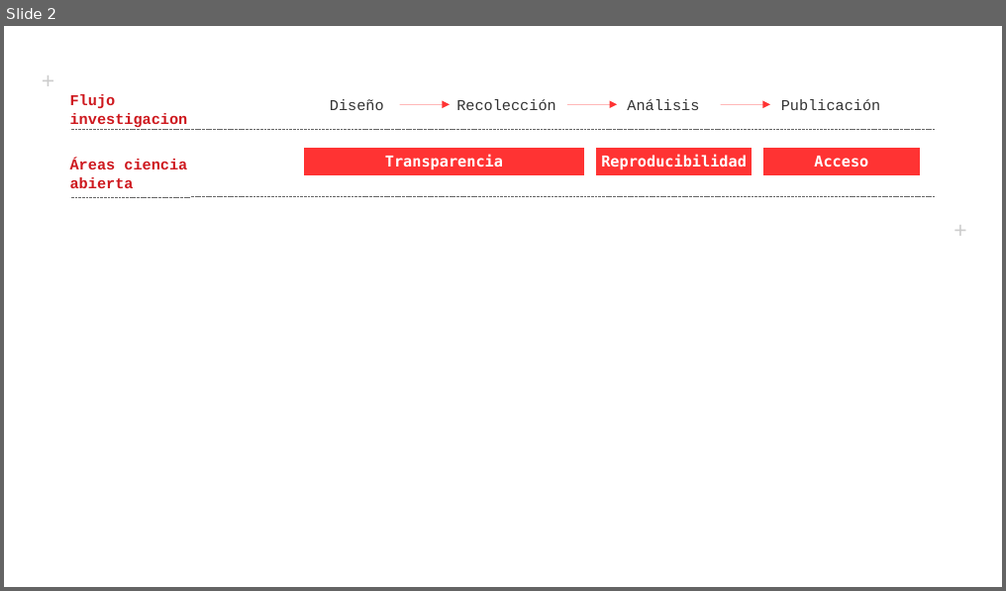
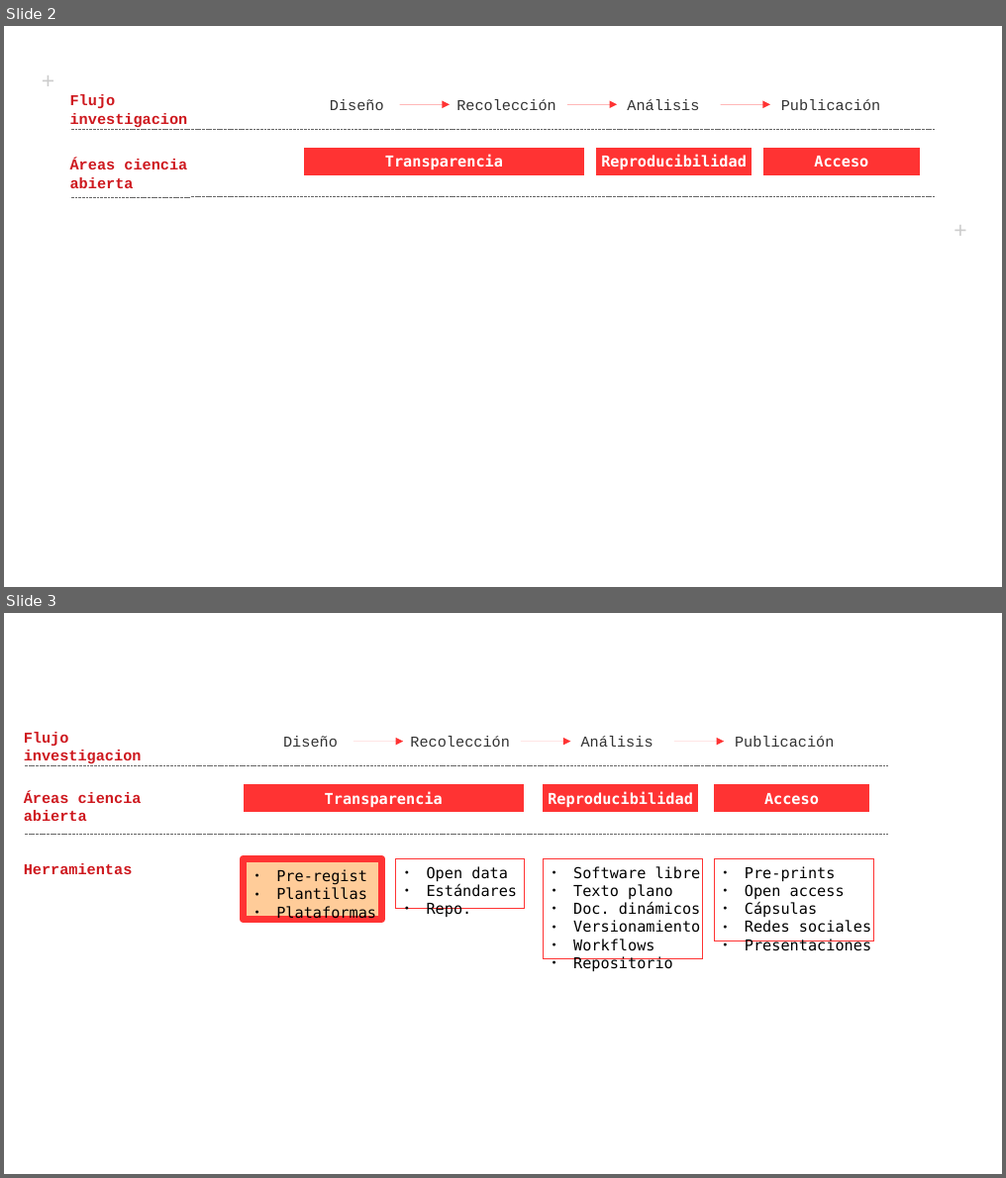
Before and after one commit to juancarloscastillo/cienciasocialabierta, a slide deck: static/images/esquemas.odp. Shown one above the other, each under a label of ours: slide 2 before the commit, slides 2 and 3 after it. The pictures are 1006x591 and 1006x1178 pixels, drawn with LibreOffice and Linux fonts; fonts in the diff are those of the drawing. Boxes give left, top, right and bottom in pixels: in the first picture for what was removed or moved away, otherwise in the second. Text is boxed around its words. In the diff, an @@ line names an element or a change of style, - is before the commit and + after.

```diff
--- a/static/images/esquemas.odp
+++ b/static/images/esquemas.odp
@@ slide 3 added at (x1=4, y1=613, x2=1002, y2=1174), background #FFFFFF @@
@@ rectangle added at (x1=243, y1=727, x2=379, y2=756), fill #FFFFFF, outline #FFFFFF 0 pt, 12 pt, text #333333 @@
+Diseño
@@ rectangle added at (x1=392, y1=727, x2=529, y2=756), fill #FFFFFF, outline #FFFFFF 0 pt, 12 pt, text #333333 @@
+Recolección
@@ rectangle added at (x1=549, y1=727, x2=685, y2=756), fill #FFFFFF, outline #FFFFFF 0 pt, 12 pt, text #333333 @@
+Análisis
@@ rectangle added at (x1=717, y1=727, x2=852, y2=756), fill #FFFFFF, outline #FFFFFF 0 pt, 12 pt, text #333333 @@
+Publicación
@@ text added at (x1=24, y1=732, x2=142, y2=763), 12 pt, text #CE181E, bold @@
+Flujo investigacion
@@ arrow added from (353, 742) to (403, 742), #FF3333 0 pt @@
@@ arrow added from (521, 742) to (571, 742), #FF3333 0 pt @@
@@ arrow added from (674, 742) to (724, 742), #FF3333 0 pt @@
@@ line added from (26, 766) to (888, 766), #666666 0 pt @@
@@ rectangle added at (x1=243, y1=784, x2=525, y2=812), fill #FF3333, outline #FFFFFF 0 pt, 12 pt, text #FFFFFF, bold @@
+Transparencia
@@ rectangle added at (x1=542, y1=784, x2=699, y2=812), fill #FF3333, outline #FFFFFF 0 pt, 12 pt, text #FFFFFF, bold @@
+Reproducibilidad
@@ rectangle added at (x1=713, y1=784, x2=869, y2=812), fill #FF3333, outline #FFFFFF 0 pt, 12 pt, text #FFFFFF, bold @@
+Acceso
@@ text added at (x1=24, y1=792, x2=142, y2=821), 12 pt, text #CE181E, bold @@
+Áreas ciencia abierta
@@ line added from (26, 834) to (888, 834), #666666 0 pt @@
@@ text added at (x1=24, y1=863, x2=133, y2=874), 12 pt, text #CE181E, bold @@
+Herramientas
@@ rectangle added at (x1=243, y1=860, x2=382, y2=920), fill #FFCC99, outline #FF3333 5.67 pt, 12 pt, text #000000 @@
+● Pre-regist
+● Plantillas
+● Plataformas
@@ rectangle added at (x1=396, y1=860, x2=525, y2=909), fill #FFFFFF, outline #FF3333 0 pt, 12 pt, text #000000 @@
+● Open data
+● Estándares
+● Repo.
@@ rectangle added at (x1=544, y1=860, x2=703, y2=959), fill #FFFFFF, outline #FF3333 0 pt, 12 pt, text #000000 @@
+● Software libre
+● Texto plano
+● Doc. dinámicos
+● Versionamiento
+● Workflows
+● Repositorio
@@ rectangle added at (x1=715, y1=860, x2=874, y2=942), fill #FFFFFF, outline #FF3333 0 pt, 12 pt, text #000000 @@
+● Pre-prints
+● Open access
+● Cápsulas
+● Redes sociales
+● Presentaciones
```
Also in this commit, not shown: 53 other files.
